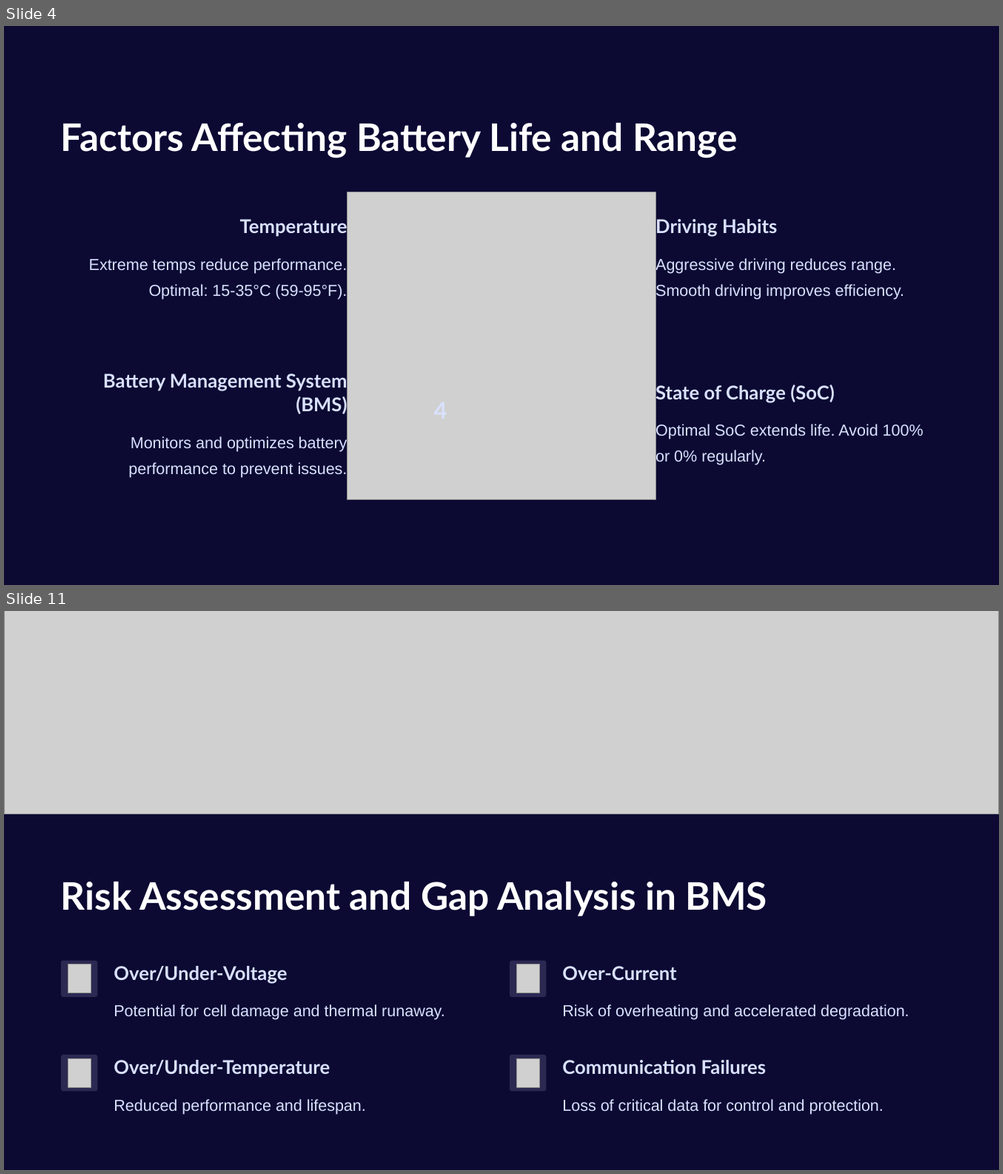
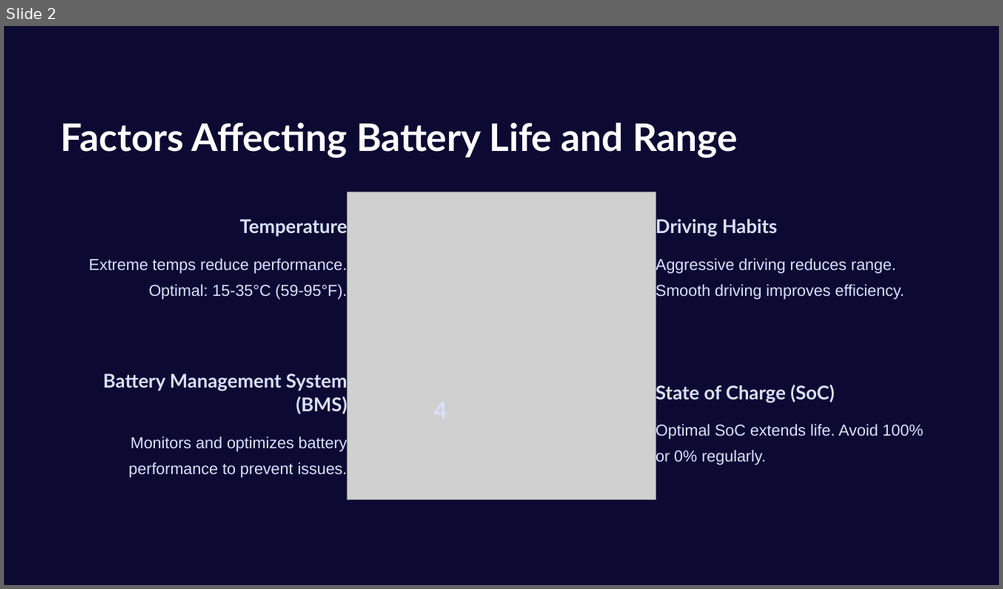
Before and after one commit to parvabarbhaya/EV_project, a slide deck: capstone_project_ppt.pptx. Shown one above the other, each under a label of ours: slides 4 and 11 before the commit, slide 2 after it; the slides between them are not shown. The pictures are 1003x1174 and 1003x589 pixels, drawn with LibreOffice and Linux fonts; fonts in the diff are those of the drawing; grey boxes stand for pictures; background and template pictures are left out. Boxes give left, top, right and bottom in pixels: in the first picture for what was removed or moved away, otherwise in the second. Text is boxed around its words. In the diff, an @@ line names an element or a change of style, - is before the commit and + after.

```diff
--- a/capstone_project_ppt.pptx
+++ b/capstone_project_ppt.pptx
@@ slide 11 removed at [4, 611, 999, 1170], background gradient #C1D5DE to #C8DAE2 to #FFFFFF; not listed: 1 template element that a slide beside it also shows @@
@@ picture removed at [4, 611, 999, 815] @@
@@ text removed at [61, 881, 767, 917] @@
-Risk Assessment and Gap Analysis in BMS
@@ rounded rectangle removed at [61, 961, 97, 997] @@
@@ picture removed at [68, 965, 91, 993] @@
@@ rounded rectangle removed at [510, 961, 546, 997] @@
@@ picture removed at [517, 965, 540, 993] @@
@@ text removed at [114, 966, 287, 984] @@
-Over/Under-Voltage
@@ text removed at [562, 966, 676, 980] @@
-Over-Current
@@ text removed at [114, 1005, 445, 1020] @@
-Potential for cell damage and thermal runaway.
@@ text removed at [562, 1005, 908, 1020] @@
-Risk of overheating and accelerated degradation.
@@ rounded rectangle removed at [61, 1055, 97, 1091] @@
@@ picture removed at [68, 1059, 91, 1087] @@
@@ text removed at [114, 1060, 330, 1078] @@
-Over/Under-Temperature
@@ rounded rectangle removed at [510, 1055, 546, 1091] @@
@@ picture removed at [517, 1059, 540, 1087] @@
@@ text removed at [562, 1060, 765, 1074] @@
-Communication Failures
@@ text removed at [114, 1099, 366, 1115] @@
-Reduced performance and lifespan.
@@ text removed at [562, 1099, 883, 1115] @@
-Loss of critical data for control and protection.
@@ what was slide 4 is now slide 2 @@
```
Also in this commit, not shown: 2 slides changed, 7 slides added, 26 other slides removed.
